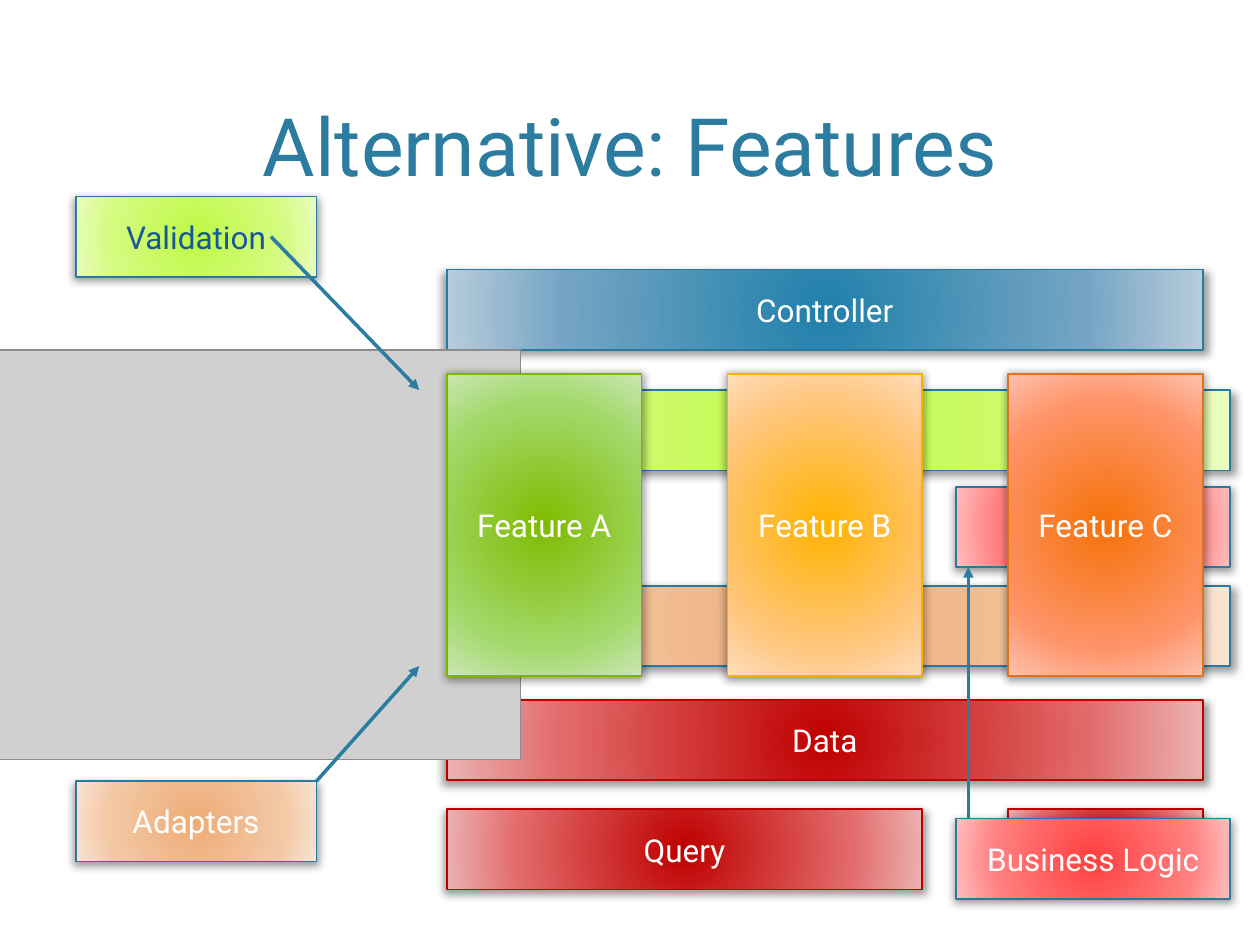
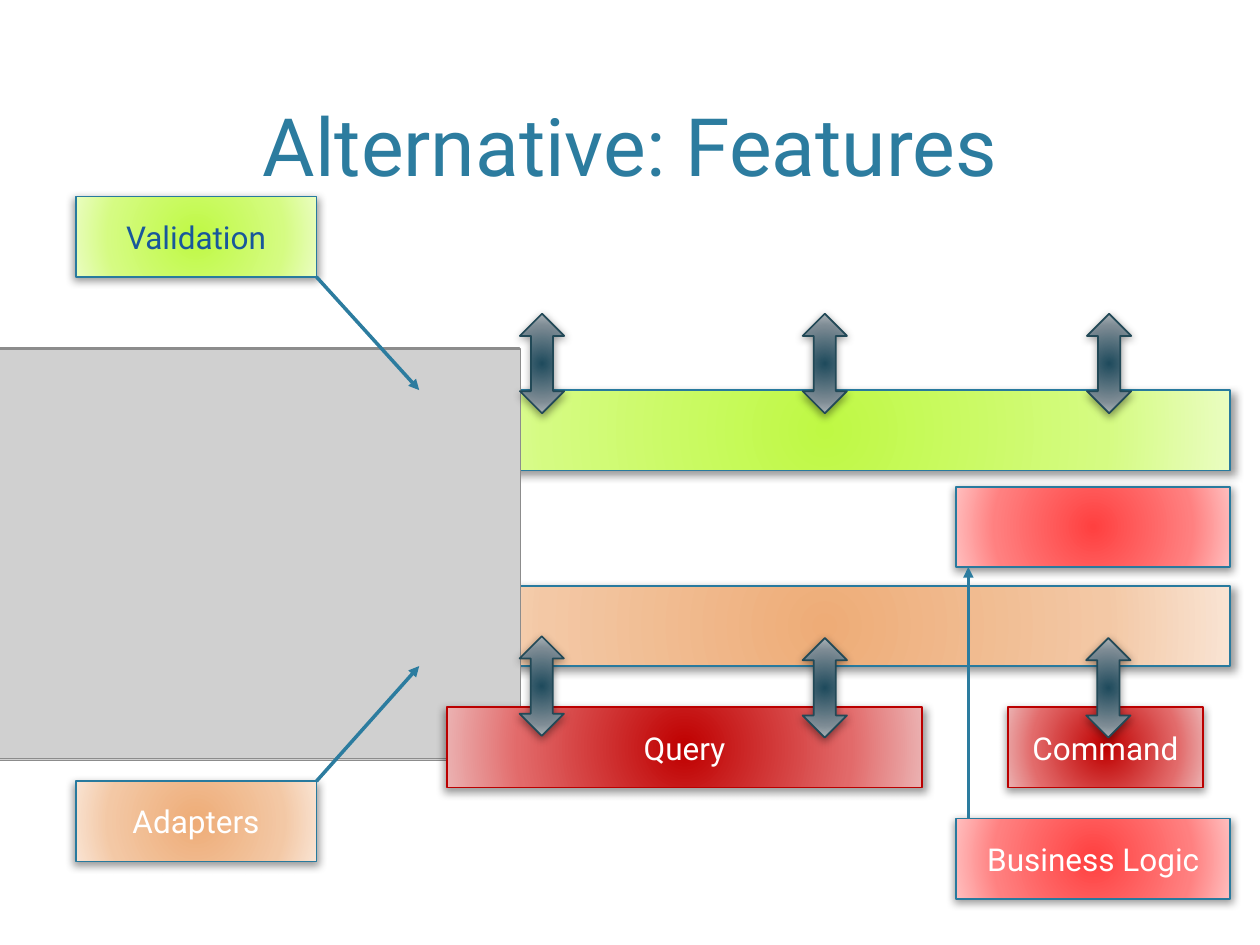
Before and after one commit to MiyamotoAkira/FeaturesVsLayers, a slide deck: slide 7 of FeaturesVsLayers.pptx. Drawn at 1260x945 pixels with LibreOffice and Linux fonts; fonts in the diff are those of the drawing; grey boxes stand for pictures; background and template pictures are left out. Boxes give left, top, right and bottom in pixels: in the first picture for what was removed or moved away, otherwise in the second. Text is boxed around its words. In the diff, an @@ line names an element or a change of style, - is before the commit and + after.

```diff
--- a/FeaturesVsLayers.pptx
+++ b/FeaturesVsLayers.pptx
@@ arrow moved from (271, 237) - (420, 391) to (316, 277) - (420, 391) @@
@@ rectangle removed at [447, 270, 1203, 350] @@
-Controller
@@ up down arrow added at [520, 314, 564, 413], fill gradient #1F4C5D to #7D8C94 to #BCC2C5, outline #224957 1 pt @@
@@ up down arrow added at [803, 314, 847, 413], fill gradient #1F4C5D to #7D8C94 to #BCC2C5, outline #224957 1 pt @@
@@ up down arrow added at [1087, 314, 1131, 413], fill gradient #1F4C5D to #7D8C94 to #BCC2C5, outline #224957 1 pt @@
@@ picture added at [0, 348, 519, 757] @@
@@ picture added at [0, 350, 519, 760] @@
@@ picture added at [0, 349, 520, 759] @@
@@ rectangle removed at [447, 374, 643, 677] @@
-Feature A
@@ rectangle removed at [727, 374, 922, 677] @@
-Feature B
@@ rectangle removed at [1008, 374, 1203, 677] @@
-Feature C
@@ up down arrow added at [519, 636, 563, 736], fill gradient #1F4C5D to #7D8C94 to #BCC2C5, outline #224957 1 pt @@
@@ up down arrow added at [803, 638, 847, 737], fill gradient #1F4C5D to #7D8C94 to #BCC2C5, outline #224957 1 pt @@
@@ up down arrow added at [1086, 638, 1130, 737], fill gradient #1F4C5D to #7D8C94 to #BCC2C5, outline #224957 1 pt @@
@@ rectangle "Query": place and size @@
-rectangle "Query" at [447, 809, 922, 890]
+rectangle "Query" at [447, 707, 922, 788]
@@ rectangle removed at [447, 699, 1203, 780] @@
-Data
@@ rectangle "Command": place and size @@
-rectangle "Command" at [1008, 809, 1203, 890]
+rectangle "Command" at [1008, 707, 1203, 788]
```
Also in this commit, not shown: 2 other slides changed.
